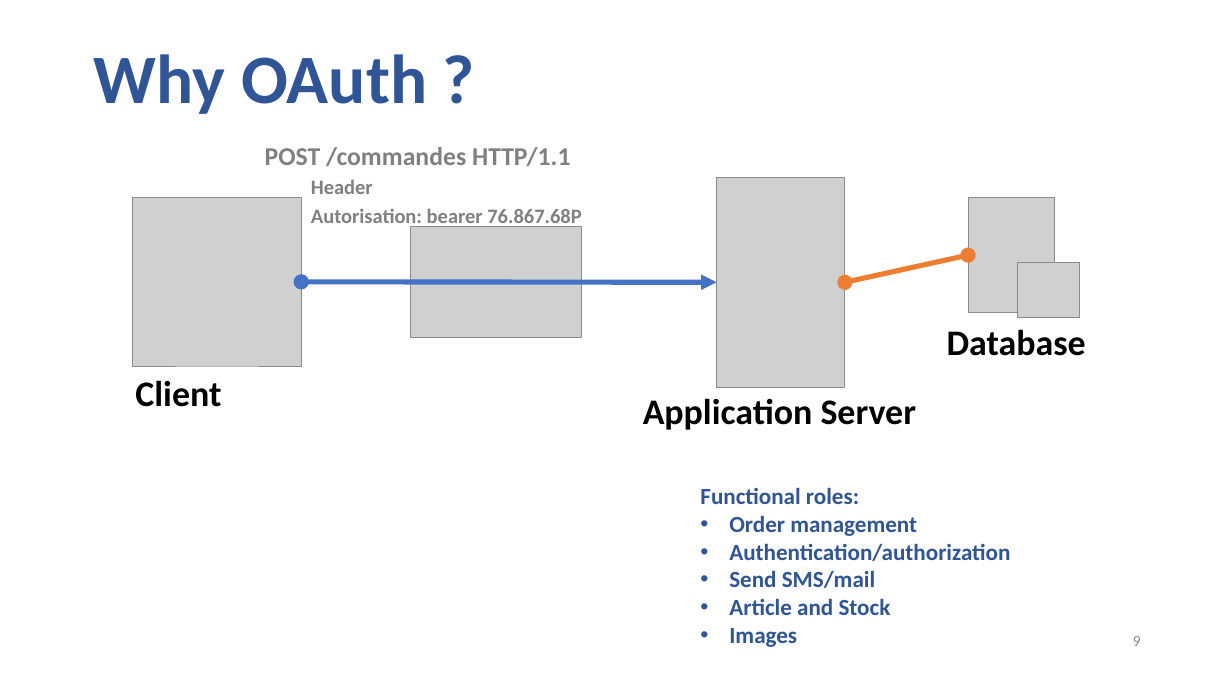
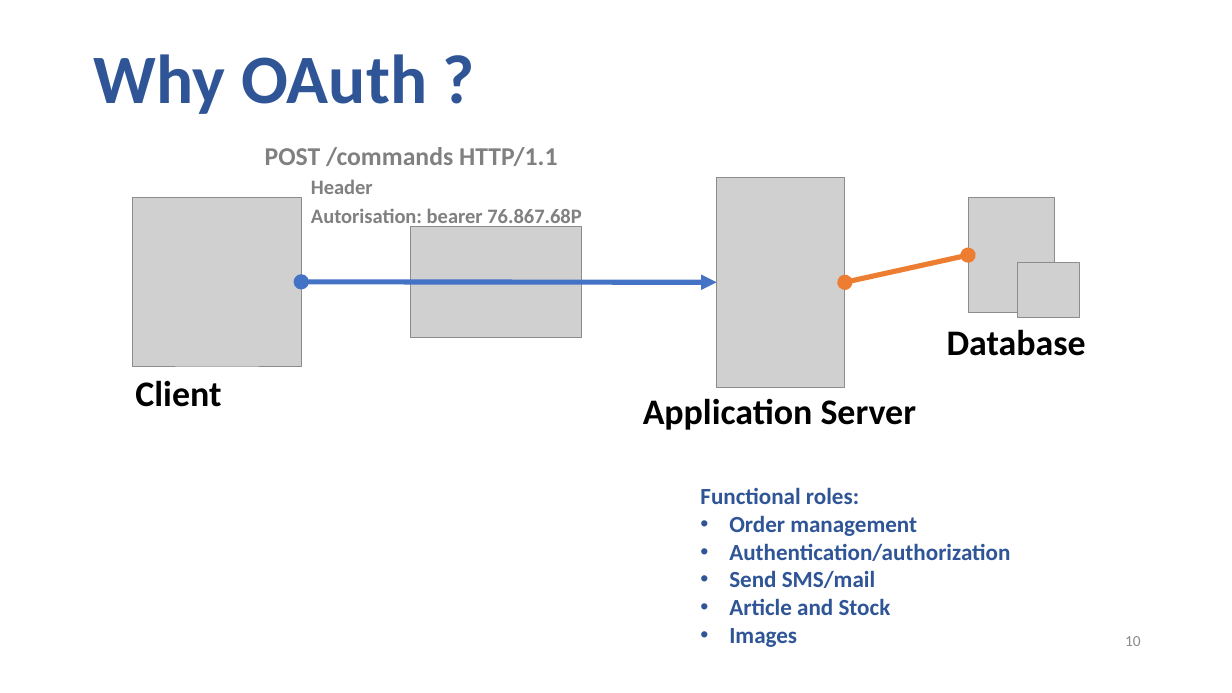
Before and after one commit to guillaume-chervet/course.rest, a slide deck: slide 10 of documentations/OIDC english.pptx (slide 9 before the commit). Drawn at 1232x693 pixels with LibreOffice and Linux fonts; fonts in the diff are those of the drawing; grey boxes stand for pictures. Boxes give left, top, right and bottom in pixels: in the first picture for what was removed or moved away, otherwise in the second. Text is boxed around its words. In the diff, an @@ line names an element or a change of style, - is before the commit and + after.

```diff
--- a/documentations/OIDC english.pptx
+++ b/documentations/OIDC english.pptx
@@ text at (x1=265, y1=147, x2=557, y2=166): text changed @@
-POST /commandes HTTP/1.1
+POST /commands HTTP/1.1
@@ page number at (x1=1125, y1=636, x2=1141, y2=646): text changed @@
-9
+10
```
Also in this commit, not shown: 7 other slides changed, 15 slides added, 4 slides removed.
